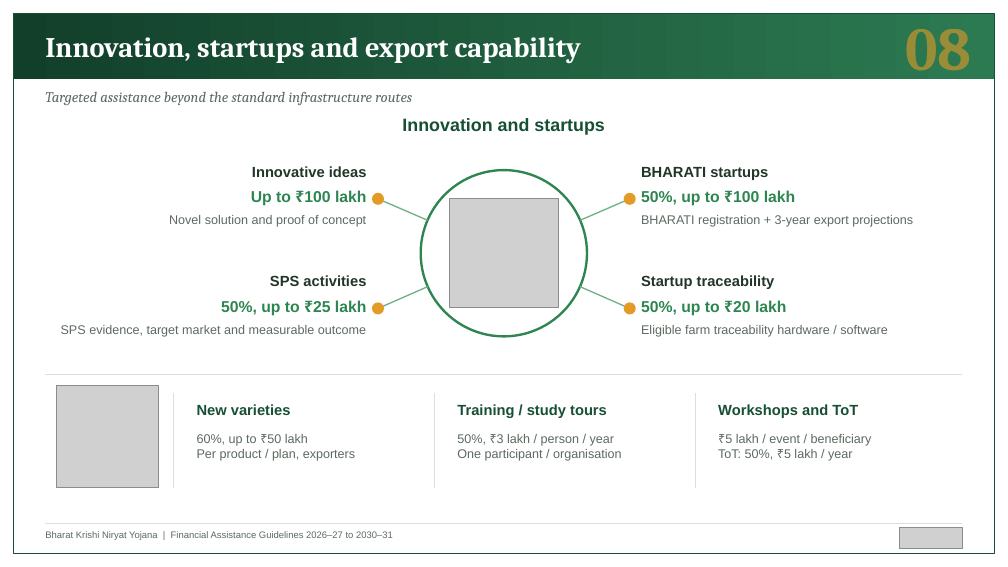
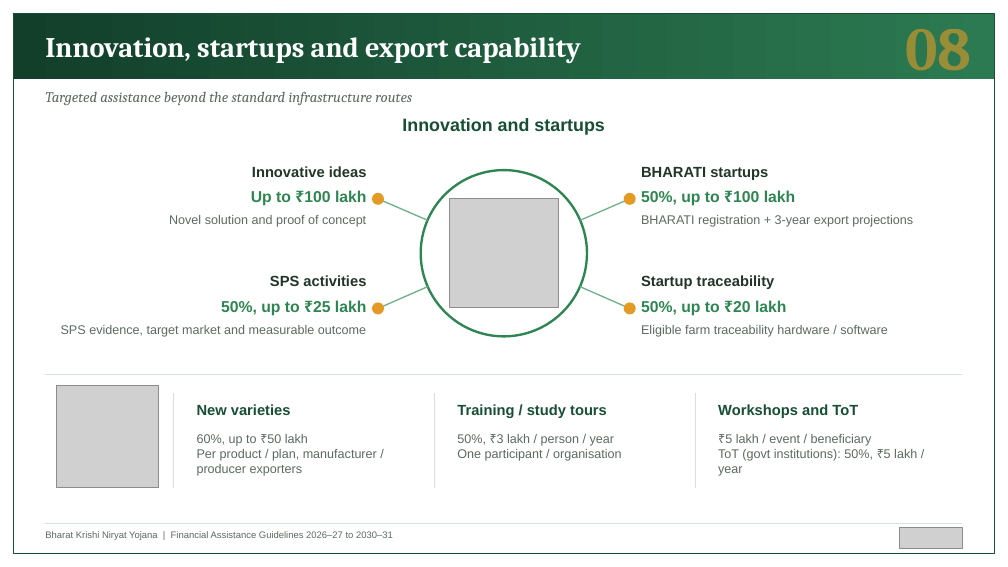
Before and after one commit to BantheFox012/FM, a slide deck: slide 8 of APEDA_BKNY_Standard_40_Percent.pptx. Drawn at 1008x567 pixels with LibreOffice and Linux fonts; fonts in the diff are those of the drawing; grey boxes stand for pictures. Boxes give left, top, right and bottom in pixels: in the first picture for what was removed or moved away, otherwise in the second. Text is boxed around its words. In the diff, an @@ line names an element or a change of style, - is before the commit and + after.

```diff
--- a/APEDA_BKNY_Standard_40_Percent.pptx
+++ b/APEDA_BKNY_Standard_40_Percent.pptx
@@ text at (197, 449, 377, 476): text changed @@
-Per product / plan, exporters
+Per product / plan, manufacturer / producer exporters
@@ text at (718, 449, 917, 476): text changed @@
-ToT: 50%, ₹5 lakh / year
+ToT (govt institutions): 50%, ₹5 lakh / year
```
Also in this commit, not shown: 6 other slides changed.
